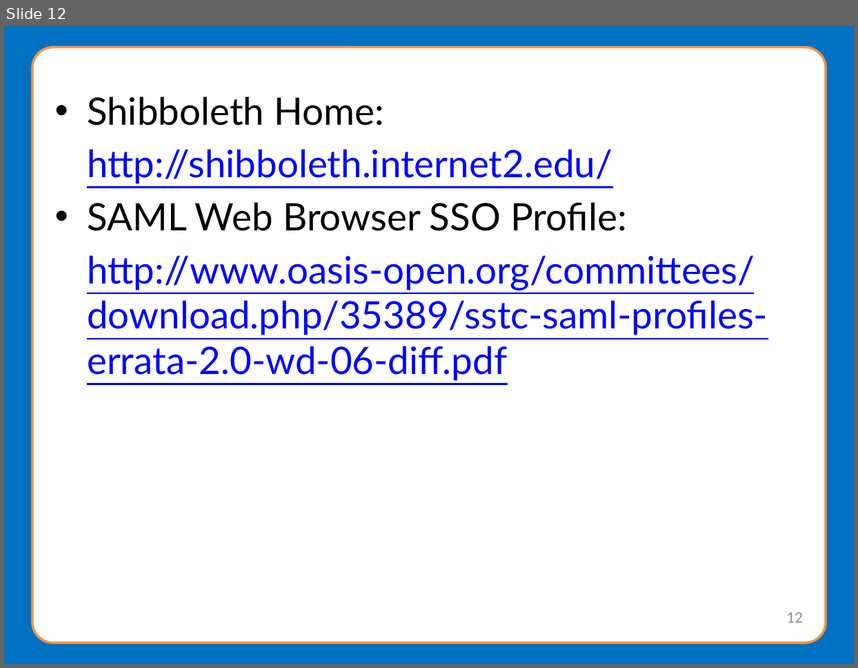
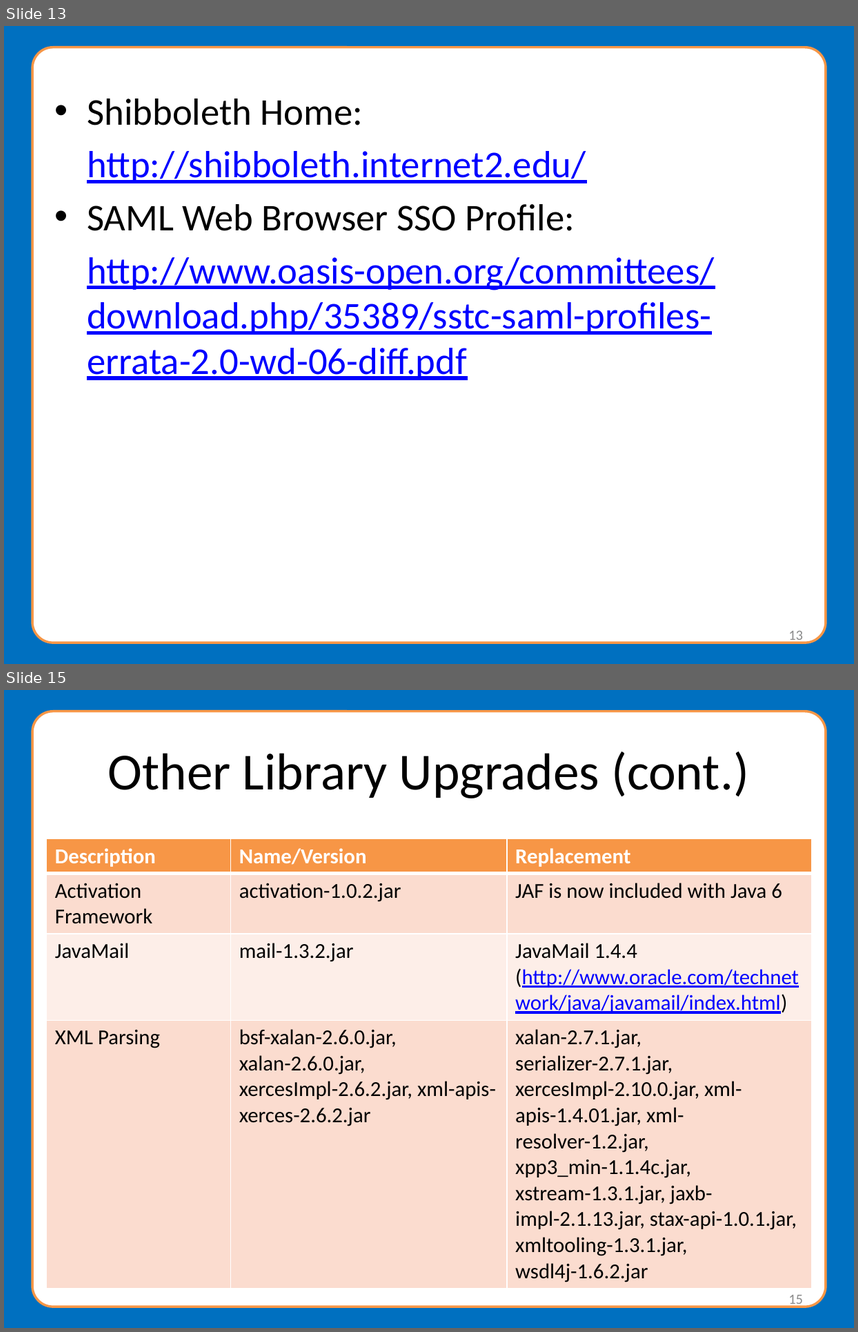
Before and after one commit to NationalStudentClearinghouse/Meteor4, a slide deck: docs/webinar/MeteorWebinarPresentation.pptx. Shown one above the other, each under a label of ours: slide 12 before the commit, slides 13 and 15 after it; the slides between them are not shown. The pictures are 858x668 and 858x1332 pixels, drawn with LibreOffice and Linux fonts; fonts in the diff are those of the drawing; background and template pictures are left out. Boxes give left, top, right and bottom in pixels: in the first picture for what was removed or moved away, otherwise in the second. Text is boxed around its words. In the diff, an @@ line names an element or a change of style, - is before the commit and + after.

```diff
--- a/docs/webinar/MeteorWebinarPresentation.pptx
+++ b/docs/webinar/MeteorWebinarPresentation.pptx
@@ slide 15 added at box(4, 690, 854, 1328), background #0070C0; not listed: 1 template element that a slide beside it also shows @@
@@ title added at box(108, 751, 749, 798), 44 pt, text #000000 @@
+Other Library Upgrades (cont.)
@@ table added at box(47, 839, 811, 1285), 4 rows, 3 columns @@
+Description | Name/Version | Replacement
+Activation Framework | activation-1.0.2.jar | JAF is now included with Java 6
+JavaMail | mail-1.3.2.jar | JavaMail 1.4.4 (http://www.oracle.com/technetwork/java/javamail/index.html)
+XML Parsing | bsf-xalan-2.6.0.jar, xalan-2.6.0.jar, xercesImpl-2.6.2.jar, xml-apis-xerces-2.6.2.jar | xalan-2.7.1.jar, serializer-2.7.1.jar, xercesImpl-2.10.0.jar, xml-apis-1.4.01.jar, xml-resolver-1.2.jar, xpp3_min-1.1.4c.jar, xstream-1.3.1.jar, jaxb-impl-2.1.13.jar, stax-api-1.0.1.jar, xmltooling-1.3.1.jar, wsdl4j-1.6.2.jar
@@ page number added at box(789, 1294, 803, 1308), 12 pt, text #8C8C8C @@
+15
@@ what was slide 12 is now slide 13 @@
@@ slide 13 changed as well @@
@@ text "Shibboleth Home:" at box(87, 98, 714, 380): font Lato to Calibri @@
@@ page number at box(789, 630, 803, 644): text changed; font Lato to Calibri @@
-12
+13
```
Also in this commit, not shown: 13 other slides changed, 19 other slides added, 1 slide removed, 1 other file.
